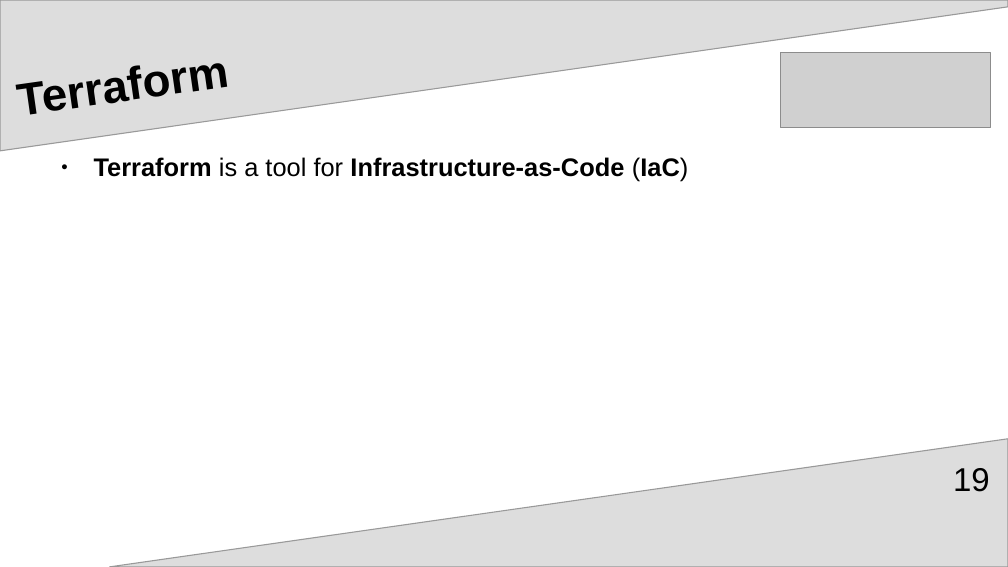
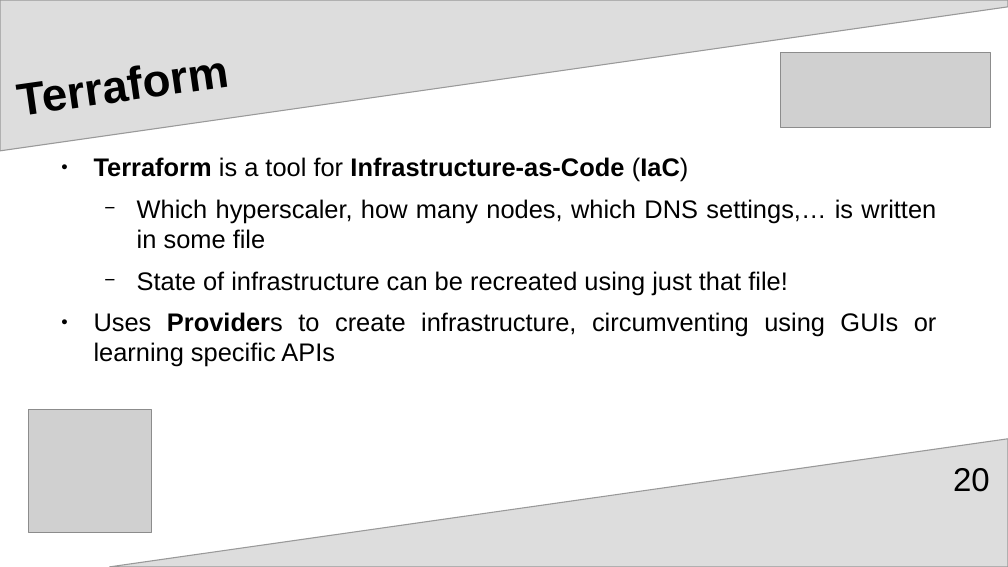
Before and after one commit to upart/cabinops, a slide deck: slide 20 of documentation/Introduction.odp (slide 19 before the commit). Drawn at 1008x567 pixels with LibreOffice and Linux fonts; fonts in the diff are those of the drawing; grey boxes stand for pictures. Boxes give left, top, right and bottom in pixels: in the first picture for what was removed or moved away, otherwise in the second. Text is boxed around its words. In the diff, an @@ line names an element or a change of style, - is before the commit and + after.

Commit message:
add slides on terraform

```diff
--- a/documentation/Introduction.odp
+++ b/documentation/Introduction.odp
@@ text at bbox=[94, 199, 937, 367]: paragraphs added @@
+  − Which hyperscaler, how many nodes, which DNS settings,… is written in some file
+  − State of infrastructure can be recreated using just that file!
+● Uses Providers to create infrastructure, circumventing using GUIs or learning specific APIs
@@ picture added at bbox=[28, 410, 151, 532] @@
@@ page number at bbox=[953, 468, 990, 492]: text changed @@
-19
+20
```
Also in this commit, not shown: 7 other slides changed, 3 slides added, 3 slides removed, 3 other files.
